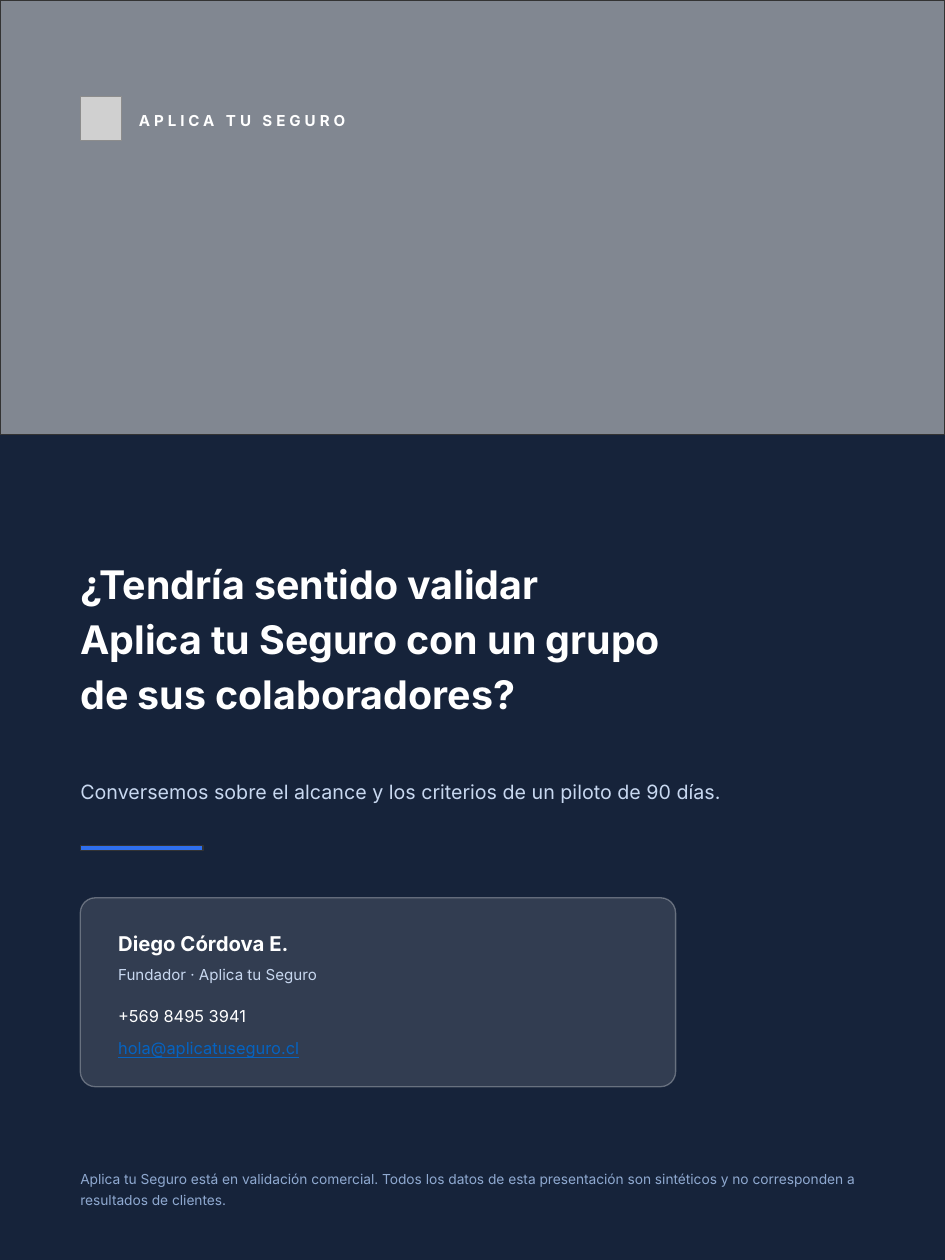
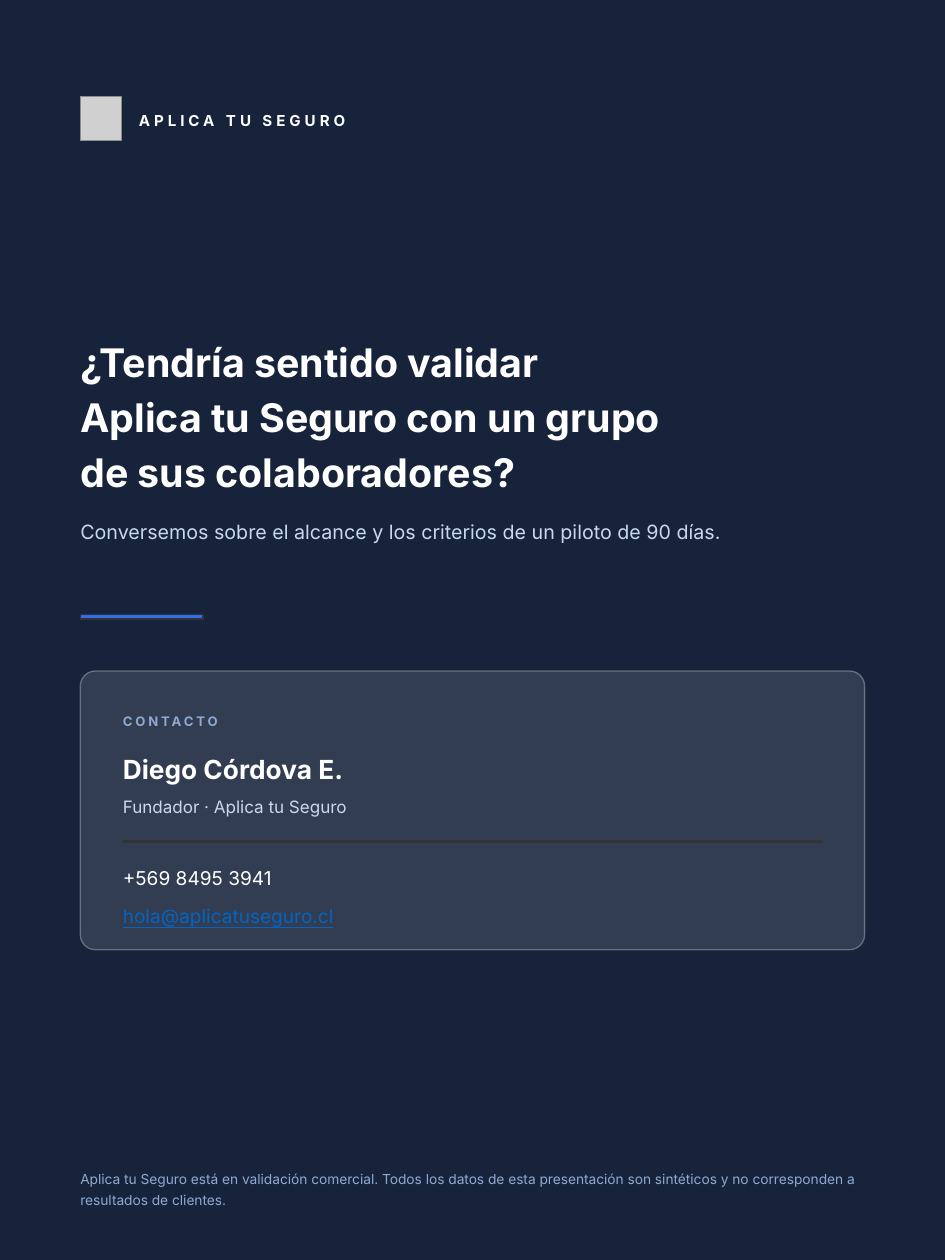
Before and after one commit to aplicatuseguro-cl/Prototipo-comercial, a slide deck: slide 9 of presentacion/Aplica-tu-Seguro-Presentacion-Comercial-v2.pptx. Drawn at 945x1260 pixels with LibreOffice and Linux fonts; fonts in the diff are those of the drawing; grey boxes stand for pictures. Boxes give left, top, right and bottom in pixels: in the first picture for what was removed or moved away, otherwise in the second. Text is boxed around its words. In the diff, an @@ line names an element or a change of style, - is before the commit and + after.

```diff
--- a/presentacion/Aplica-tu-Seguro-Presentacion-Comercial-v2.pptx
+++ b/presentacion/Aplica-tu-Seguro-Presentacion-Comercial-v2.pptx
@@ picture removed at (0, 0, 945, 435) @@
@@ rectangle removed at (0, 0, 945, 435) @@
@@ text "¿Tendría sentido validar": place and size @@
-text "¿Tendría sentido validar" at (80, 568, 660, 710)
+text "¿Tendría sentido validar" at (80, 346, 660, 488)
@@ text "Conversemos sobre el alcance y ...": place and size @@
-text "Conversemos sobre el alcance y ..." at (80, 784, 721, 803)
+text "Conversemos sobre el alcance y ..." at (80, 524, 721, 543)
@@ rectangle: place and size @@
-rectangle at (80, 846, 203, 850)
+rectangle at (80, 614, 203, 619)
@@ rounded rectangle: place and size @@
-rounded rectangle at (80, 898, 676, 1087)
+rounded rectangle at (80, 671, 865, 950)
@@ rounded rectangle at (80, 671, 865, 950): proportions changed @@
@@ text added at (123, 711, 822, 735), 10 pt, text #8FA9D0, bold @@
+CONTACTO
@@ text "Diego Córdova E.": place and size @@
-text "Diego Córdova E." at (118, 935, 288, 956)
+text "Diego Córdova E." at (123, 759, 343, 785)
@@ text "Diego Córdova E." at (123, 759, 343, 785): size 15.5 to 20 pt @@
@@ text "Fundador · Aplica tu Seguro": place and size @@
-text "Fundador · Aplica tu Seguro" at (118, 969, 317, 983)
+text "Fundador · Aplica tu Seguro" at (123, 800, 347, 817)
@@ text "Fundador · Aplica tu Seguro" at (123, 800, 347, 817): size 11.5 to 13 pt @@
@@ text "+569 8495 3941": place and size @@
-text "+569 8495 3941" at (118, 1010, 246, 1022)
+text "+569 8495 3941" at (123, 871, 271, 885)
@@ text "+569 8495 3941" at (123, 871, 271, 885): size 12.5 to 14.5 pt @@
@@ rectangle added at (123, 841, 822, 842), fill #FFFFFF at 35% opacity, outline #333333 1 pt @@
@@ text "hola@aplicatuseguro.cl" at (123, 909, 334, 928): size 12.5 to 14.5 pt @@
@@ text "hola@aplicatuseguro.cl": place and size @@
-text "hola@aplicatuseguro.cl" at (118, 1042, 299, 1058)
+text "hola@aplicatuseguro.cl" at (123, 909, 334, 928)
```
Also in this commit, not shown: 2 other slides changed, 10 other files.
